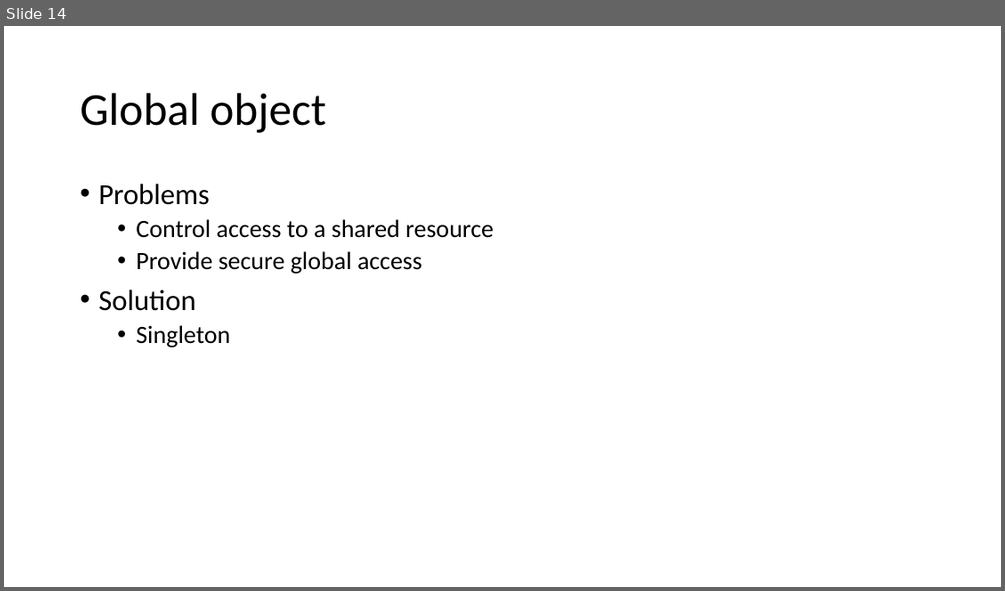
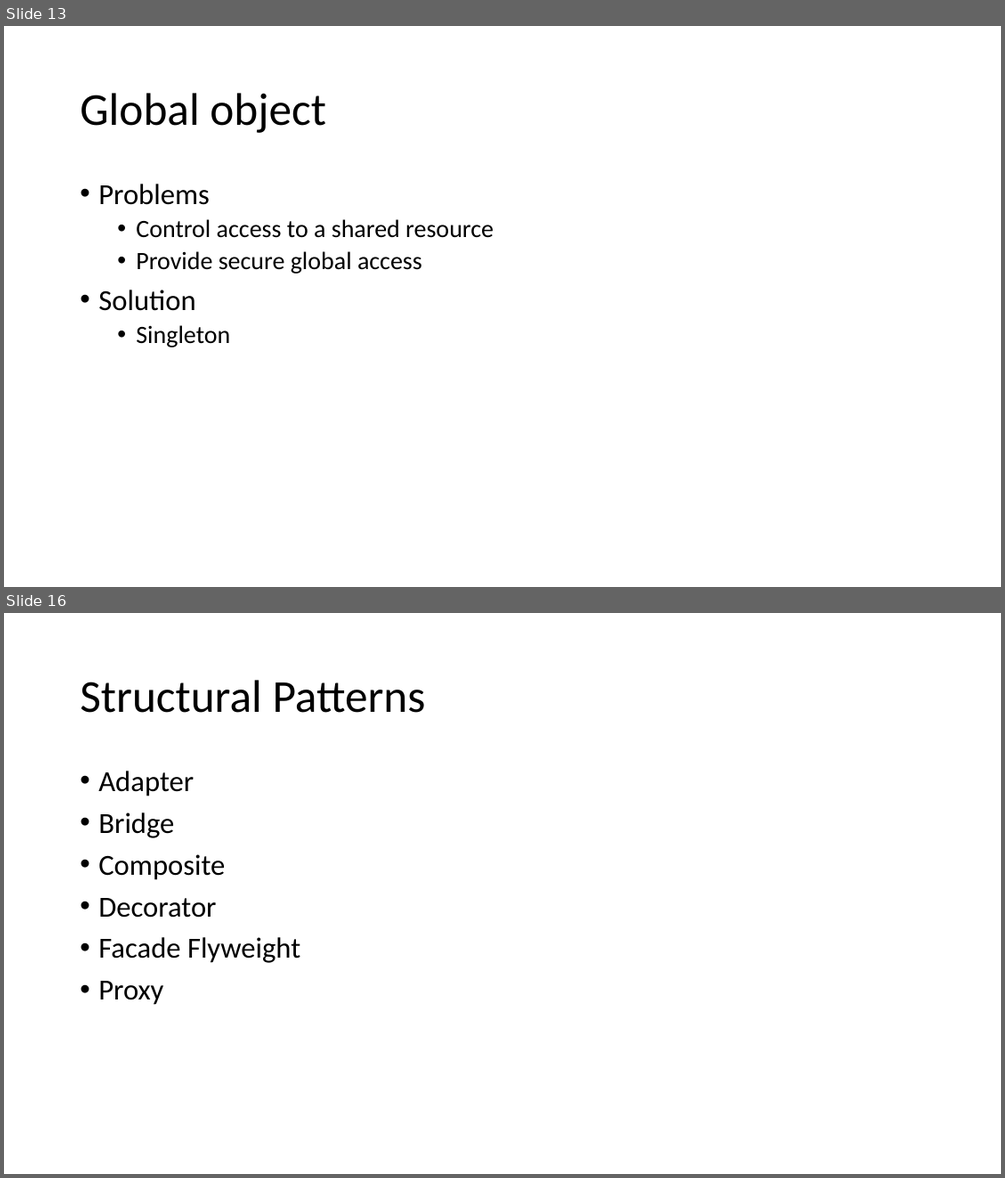
Before and after one commit to ynaman1000/DesignPatterns, a slide deck: Design Patterns.pptx. Shown one above the other, each under a label of ours: slide 14 before the commit, slides 13 and 16 after it; the slides between them are not shown. The pictures are 1005x591 and 1005x1178 pixels, drawn with LibreOffice and Linux fonts; fonts in the diff are those of the drawing. Boxes give left, top, right and bottom in pixels: in the first picture for what was removed or moved away, otherwise in the second. Text is boxed around its words. In the diff, an @@ line names an element or a change of style, - is before the commit and + after.

```diff
--- a/Design Patterns.pptx
+++ b/Design Patterns.pptx
@@ slide 16 added at bbox=[4, 613, 1001, 1174], background #FFFFFF @@
@@ title added at bbox=[80, 680, 426, 713], 44 pt, text #000000 @@
+Structural Patterns
@@ text added at bbox=[98, 771, 300, 1005], 28 pt, text #000000 @@
+• Adapter
+• Bridge
+• Composite
+• Decorator
+• Facade Flyweight
+• Proxy
@@ what was slide 14 is now slide 13 @@
```
Also in this commit, not shown: 2 slides changed, 2 other slides added, 1 slide removed.
